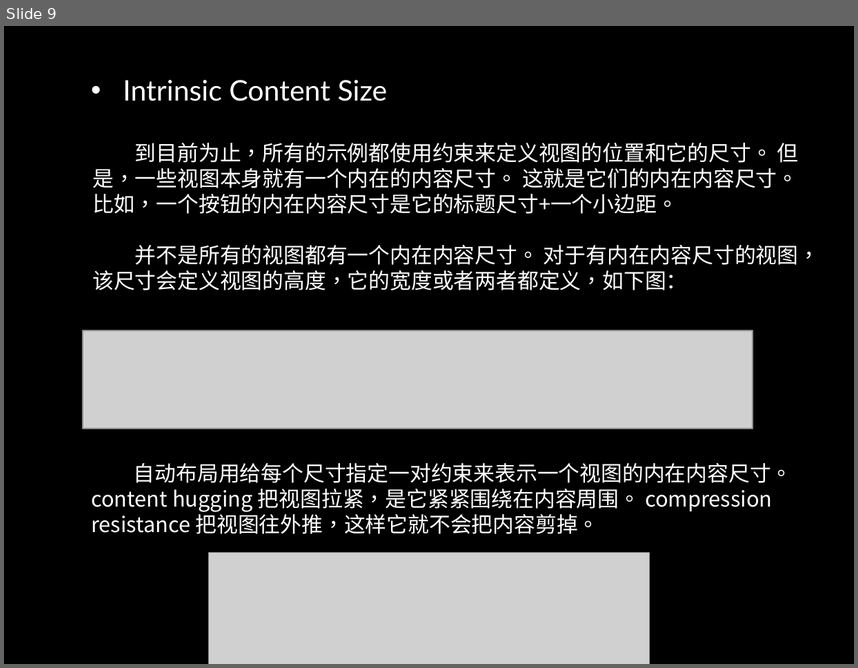
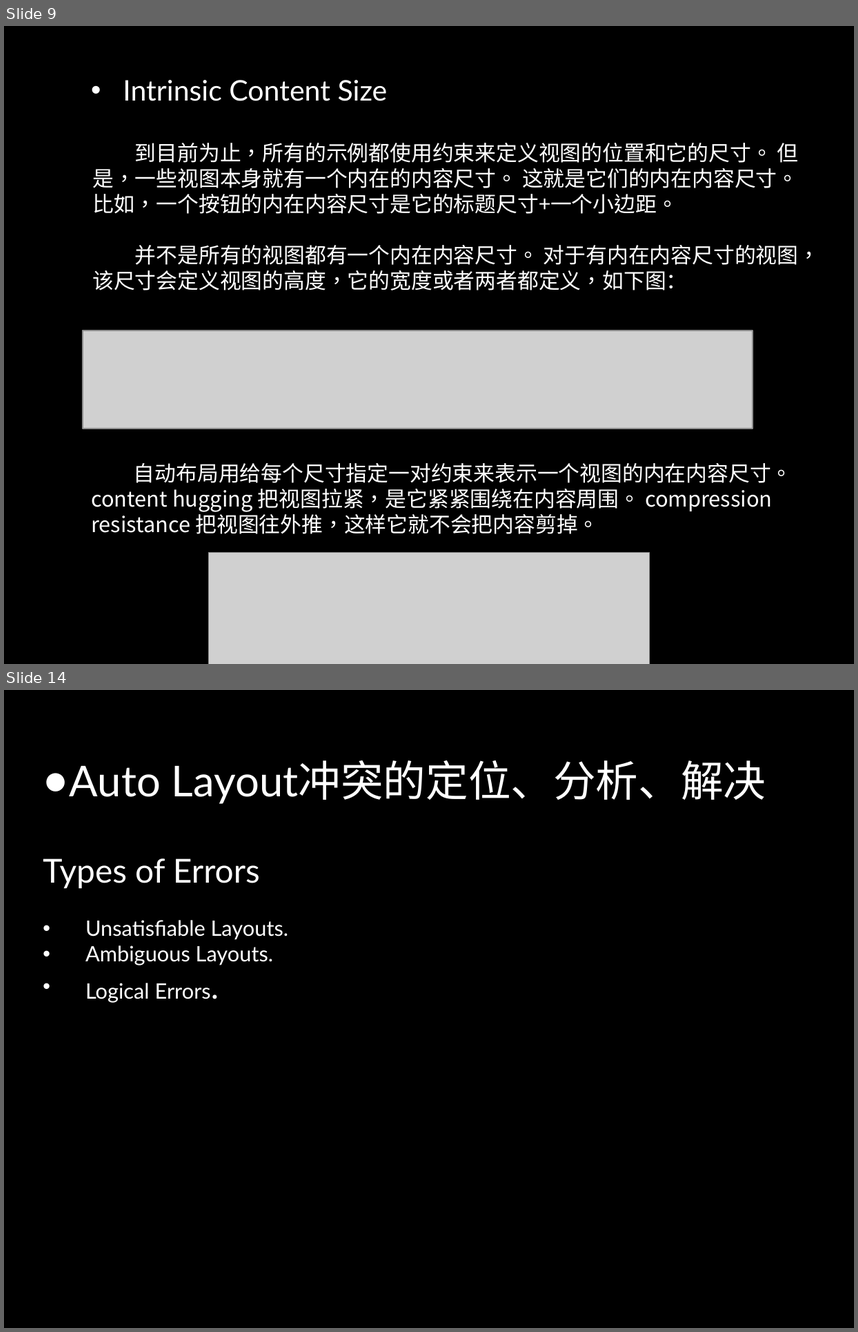
Before and after one commit to danalu/MyApp, a slide deck: Auto Layout.pptx. Shown one above the other, each under a label of ours: slide 9 before the commit, slides 9 and 14 after it; the slides between them are not shown. The pictures are 858x668 and 858x1332 pixels, drawn with LibreOffice and Linux fonts; fonts in the diff are those of the drawing; grey boxes stand for pictures; background and template pictures are left out. Boxes give left, top, right and bottom in pixels: in the first picture for what was removed or moved away, otherwise in the second. Text is boxed around its words. In the diff, an @@ line names an element or a change of style, - is before the commit and + after.

```diff
--- a/Auto Layout.pptx
+++ b/Auto Layout.pptx
@@ slide 14 added at <box>4,690,854,1328</box>, background picture (left out) @@
@@ text added at <box>70,760,766,804</box>, 36 pt, text #FFFFFF @@
+● Auto Layout冲突的定位、分析、解决
@@ text added at <box>43,858,288,1003</box>, 18 pt, text #FFFFFF @@
+Types of Errors
+• Unsatisfiable Layouts.
+• Ambiguous Layouts.
+• Logical Errors.
```
Also in this commit, not shown: 3 slides changed, 6 other slides added.
